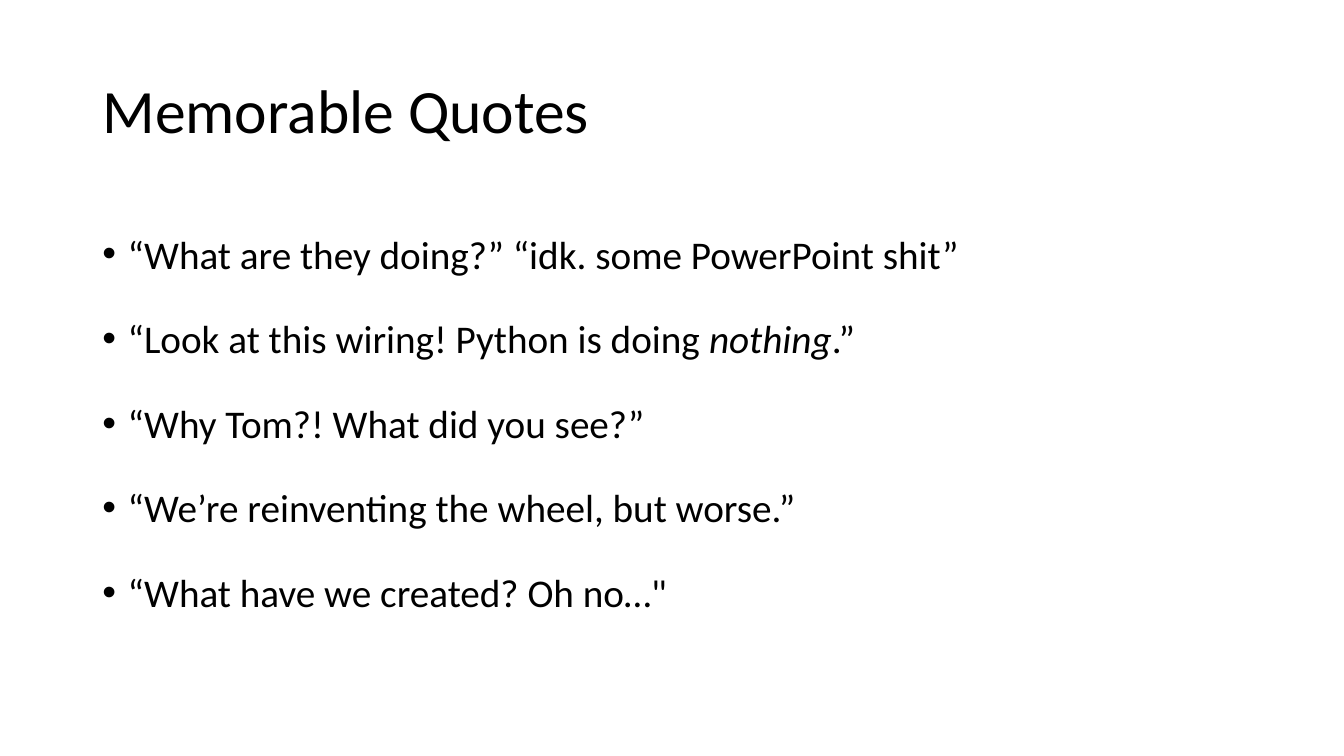
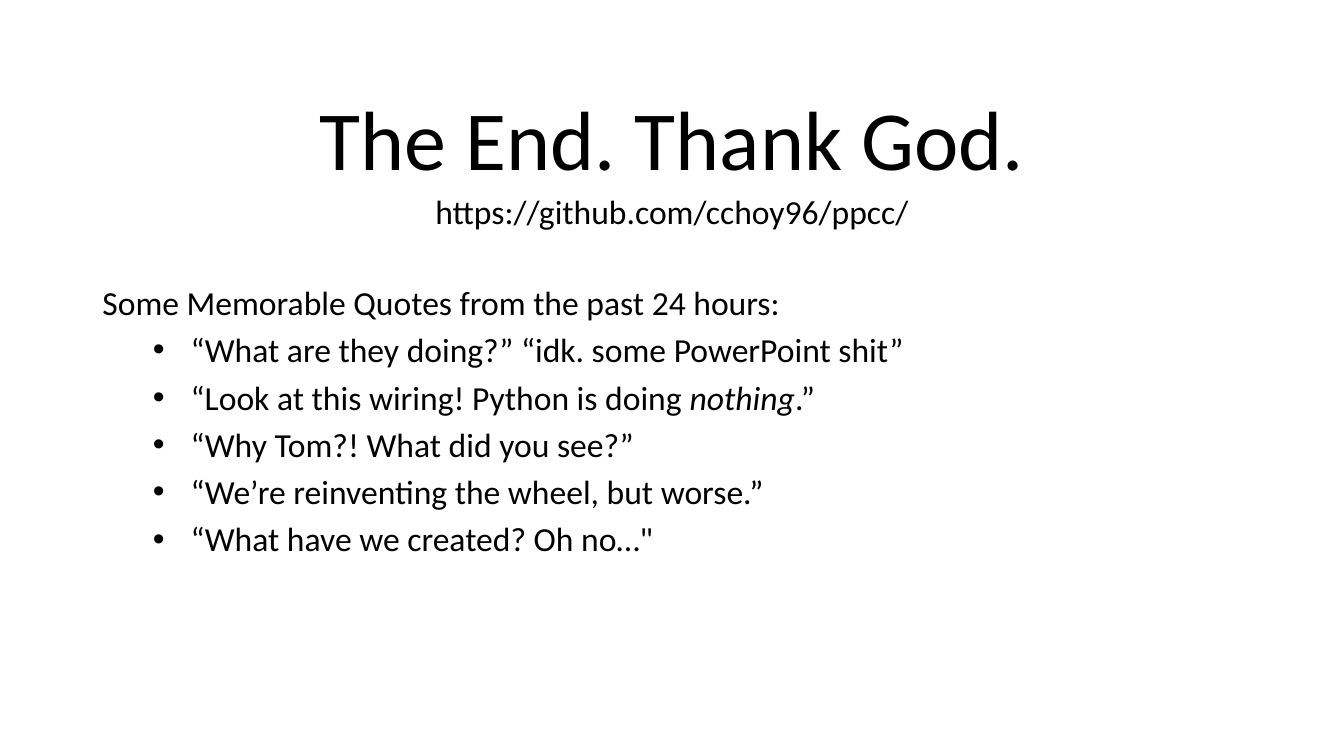
Before and after one commit to cdchoy/ppcc, a slide deck: slide 8 of presentation.pptx (slide 7 before the commit). Drawn at 1344x756 pixels with LibreOffice and Linux fonts; fonts in the diff are those of the drawing. Boxes give left, top, right and bottom in pixels: in the first picture for what was removed or moved away, otherwise in the second. Text is boxed around its words. In the diff, an @@ line names an element or a change of style, - is before the commit and + after.

Commit message:
up

```diff
--- a/presentation.pptx
+++ b/presentation.pptx
@@ title removed at (102, 90, 589, 141) @@
-Memorable Quotes
@@ title added at (320, 111, 1023, 171), 60 pt, text #000000 @@
+The End. Thank God.
@@ subtitle added at (435, 200, 908, 230), 24 pt, text #000000 @@
+https://github.com/cchoy96/ppcc/
@@ text "Some Memorable Quotes from the ...": place and size @@
-text "Some Memorable Quotes from the ..." at (128, 241, 959, 608)
+text "Some Memorable Quotes from the ..." at (102, 291, 903, 552)
@@ text at (102, 291, 779, 321): paragraph added @@
+Some Memorable Quotes from the past 24 hours:
@@ text at (191, 338, 903, 552): size 28 to 24 pt in "“What are they doing?” “idk. some PowerPoint ...", "“Look at this wiring! Python is doing ...", "“Why Tom?! What did you see?”", "“We’re reinventing the wheel, but worse.”" and 1 more places; list level 1 to 2 in "“What are they doing?” “idk. ..."; line spacing 1.5 to 1; list level 1 to 2 in "“Look at this wiring! Python ..."; list level 1 to 2 in "“Why Tom?! What did you ..."; list level 1 to 2 in "“We’re reinventing the wheel, but ..."; list level 1 to 2 in "“What have we created? Oh ..." @@
```
Also in this commit, not shown: 3 other slides changed, 1 slide added, 2 slides removed.
